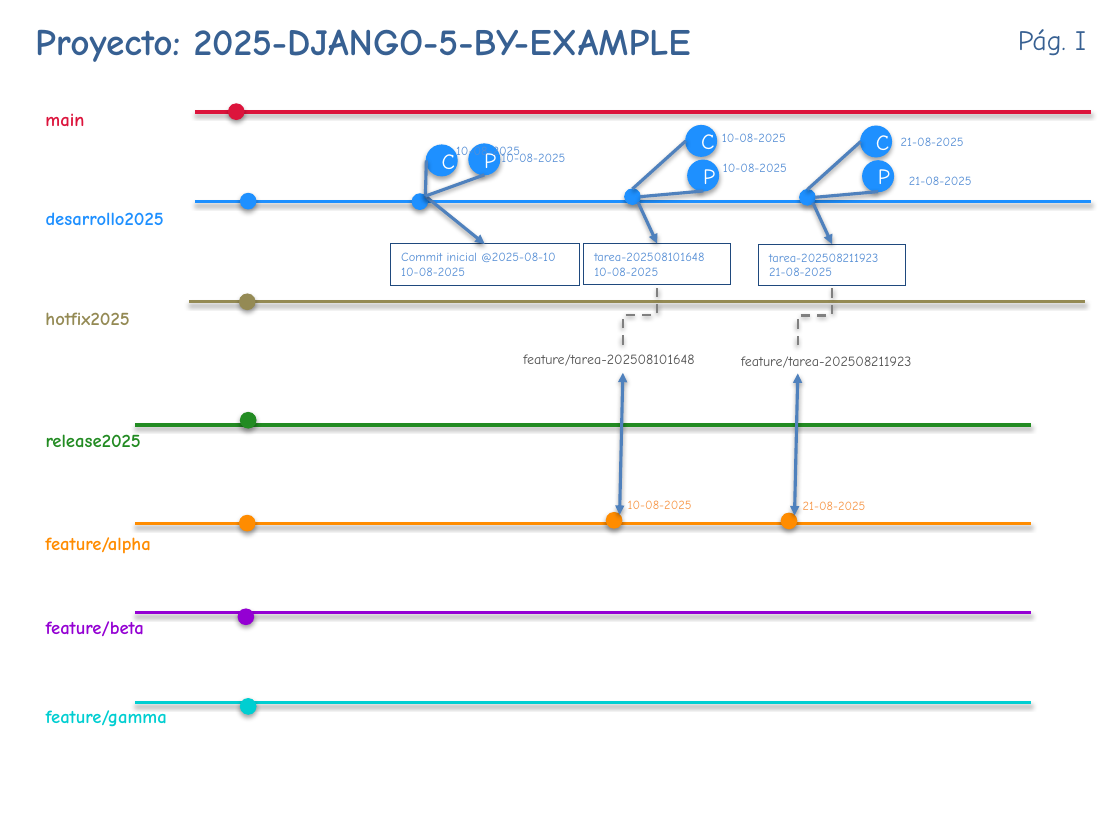
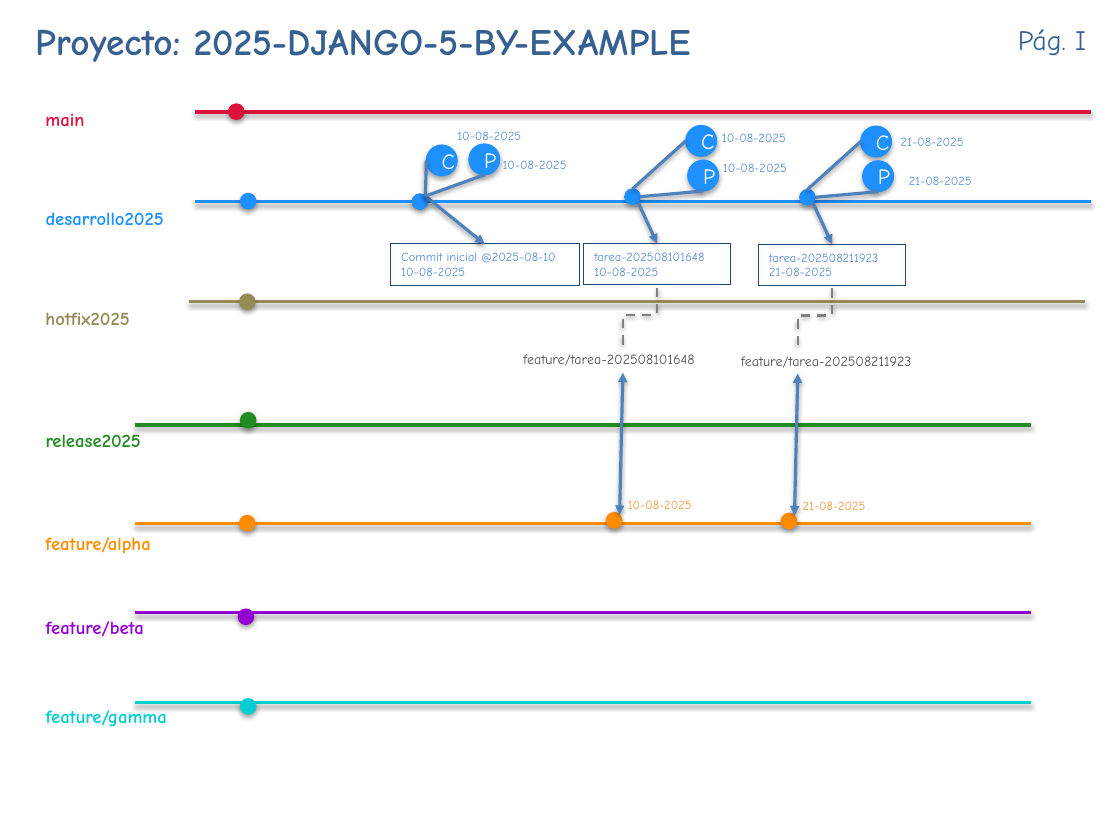
Before and after one commit to vascofornas/2025-DJANGO-5-BY-EXAMPLE, a slide deck: slide 1 of documentacion/2025-DJANGO-5-BY-EXAMPLE_gitflow_2025.pptx. Drawn at 1120x840 pixels with LibreOffice and Linux fonts; fonts in the diff are those of the drawing. Boxes give left, top, right and bottom in pixels: in the first picture for what was removed or moved away, otherwise in the second. Text is boxed around its words. In the diff, an @@ line names an element or a change of style, - is before the commit and + after.

```diff
--- a/documentacion/2025-DJANGO-5-BY-EXAMPLE_gitflow_2025.pptx
+++ b/documentacion/2025-DJANGO-5-BY-EXAMPLE_gitflow_2025.pptx
@@ text "10-08-2025" moved from (x1=456, y1=144, x2=520, y2=160) to (x1=457, y1=131, x2=521, y2=145) @@
@@ text "10-08-2025" moved from (x1=501, y1=151, x2=565, y2=162) to (x1=503, y1=160, x2=567, y2=169) @@
```
Also in this commit, not shown: 1 slide added, 27 other files.
